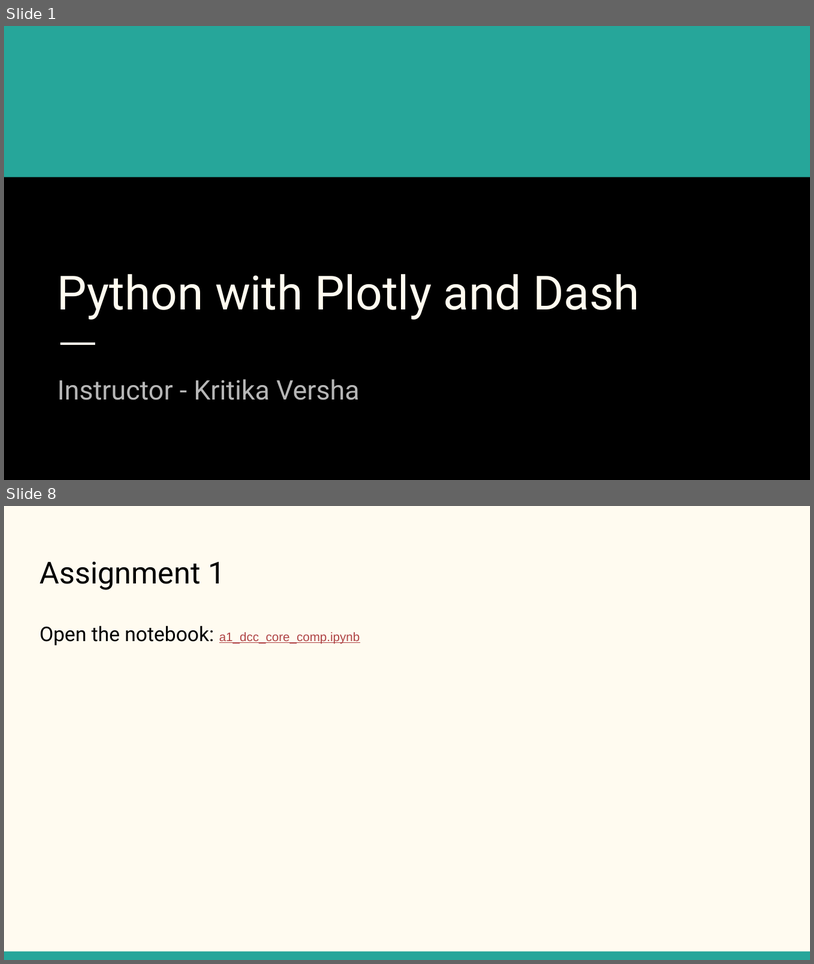
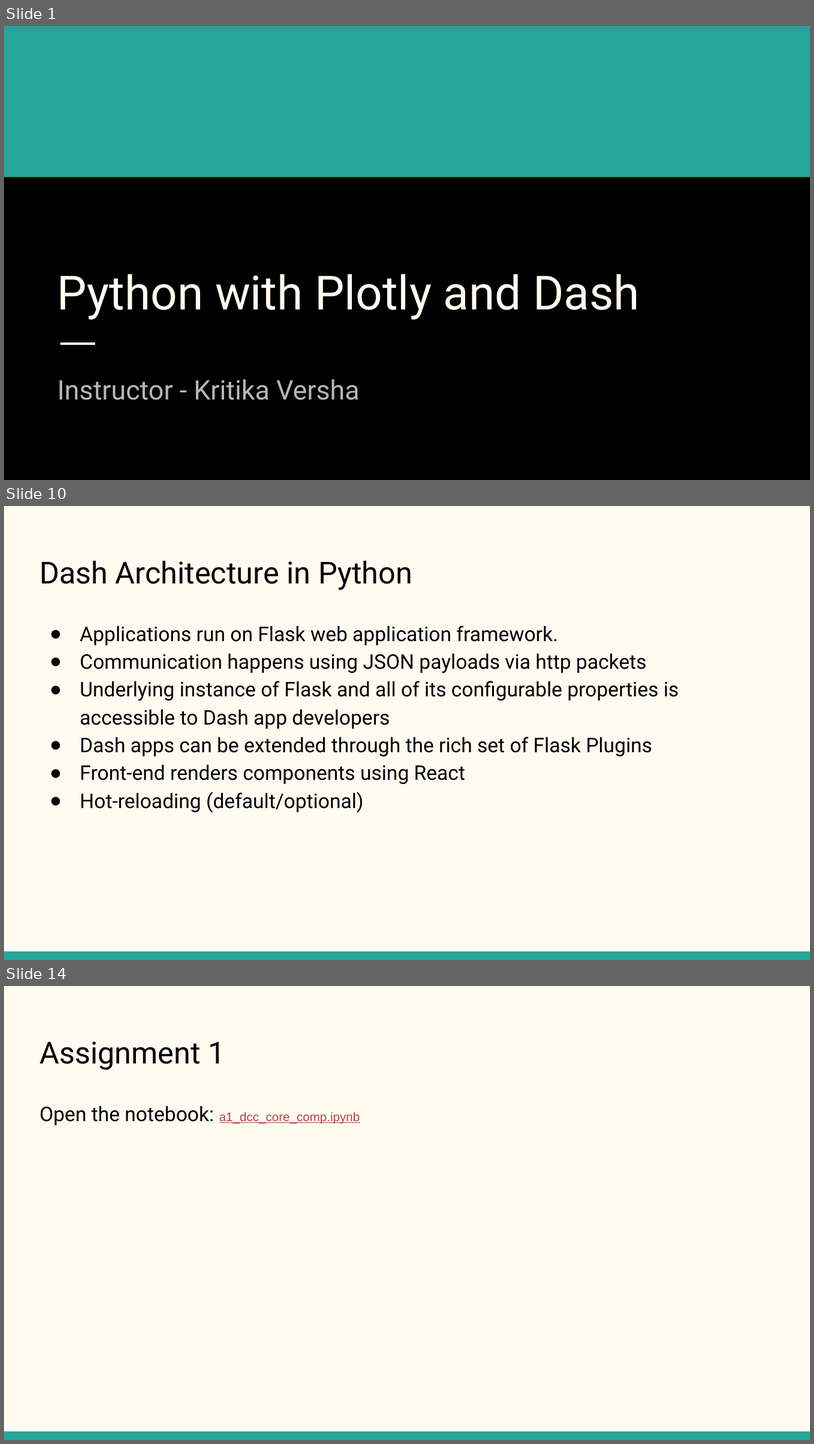
Before and after one commit to KritikaVersha/Plotly_Dash_Training, a slide deck: plotly-dash-training/Python with Plotly and Dash.pptx. Shown one above the other, each under a label of ours: slides 1 and 8 before the commit, slides 1, 10 and 14 after it; the slides between them are not shown. The pictures are 814x964 and 814x1444 pixels, drawn with LibreOffice and Linux fonts; fonts in the diff are those of the drawing. Boxes give left, top, right and bottom in pixels: in the first picture for what was removed or moved away, otherwise in the second. Text is boxed around its words. In the diff, an @@ line names an element or a change of style, - is before the commit and + after.

```diff
--- a/plotly-dash-training/Python with Plotly and Dash.pptx
+++ b/plotly-dash-training/Python with Plotly and Dash.pptx
@@ slide 10 added at bbox=[4, 506, 810, 960], background #FFFBF0; not listed: 1 template element that a slide beside it also shows @@
@@ title added at bbox=[39, 561, 413, 590], 27 pt, text #000000 @@
+Dash Architecture in Python
@@ text added at bbox=[80, 625, 680, 813], 18 pt, text #000000 @@
+● Applications run on Flask web application framework.
+● Communication happens using JSON payloads via http packets
+● Underlying instance of Flask and all of its configurable properties is accessible to Dash app developers
+● Dash apps can be extended through the rich set of Flask Plugins
+● Front-end renders components using React
+● Hot-reloading (default/optional)
@@ what was slide 8 is now slide 14 @@
```
Also in this commit, not shown: 8 slides changed, 15 other slides added.
